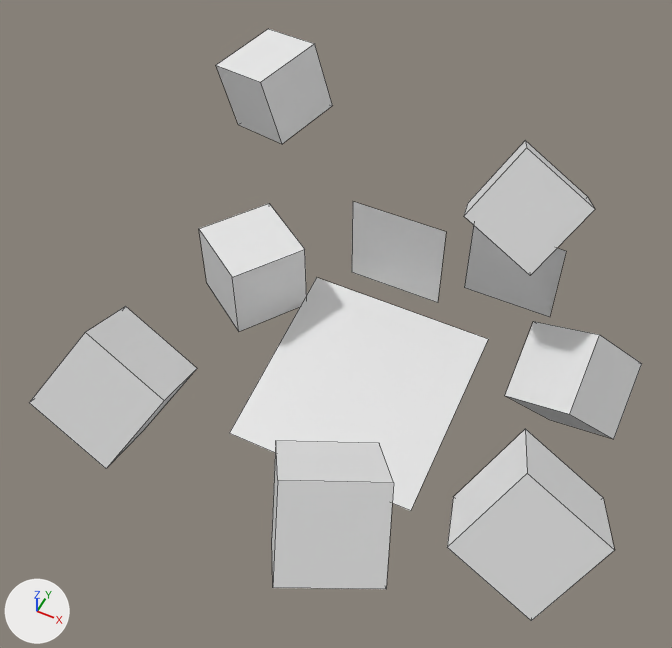
One commit to the OBJ model data/mars/models/mdl/cube.obj: the scene before it, then after it.
One viewpoint serves both versions: a 50 mm lens placed at (2.61, -6.74, 8.1), pointed at (-0.44, -0.64, 0.48). Arrows for +X, +Y and +Z are at lower left; the lights stay in place. Mesh edges are drawn as thin lines. Where no turn or scale is listed for an object, it has been applied to the vertices. Vertices at the same position are counted once.

The scene before the commit, as lines of its bpy script (objects in view):
```python
me_plane = bpy.data.meshes.new('Plane')
me_plane.from_pydata(...)  # 68 vertices, 45 faces; spans x -3.49..2.97, y -3.87..2.92, z -1.21..2.28
me_plane.materials.append(mat_magicalojam)  # its picture is missing
ob_plane = bpy.data.objects.new('Plane', me_plane)
ob_plane.location = (0.0, 0.0, 0.0)
```
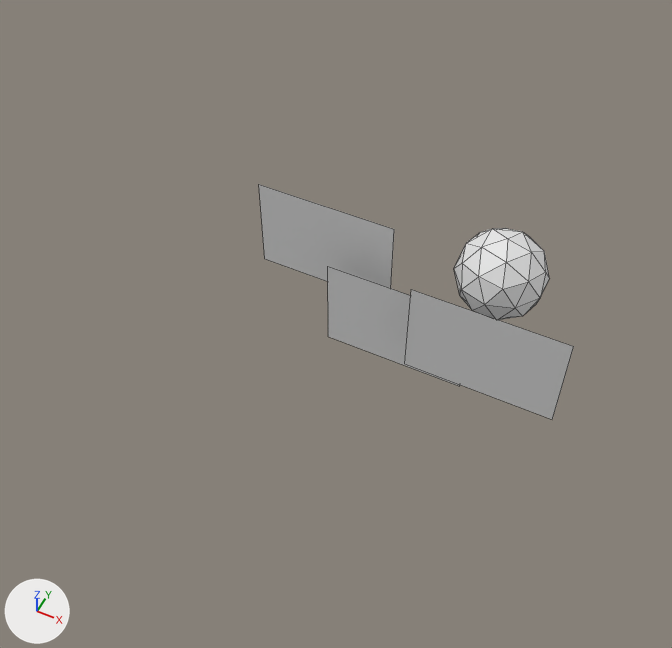
What differs and where, as boxes (x1, y1, x2, y2) in the pictures (672 x 648 px):
'Plane', reshaped (49% narrower, 60% shorter)
    before: (29, 29, 642, 621)
    after: (259, 184, 574, 419)
part 1 of me_plane, added
    after: (454, 228, 549, 320)
part 2 of me_plane, deleted
    before: (29, 306, 197, 468)
part 3 of me_plane, deleted
    before: (199, 203, 307, 331)
part 4 of me_plane, deleted
    before: (447, 429, 614, 621)
part 5 of me_plane, deleted
    before: (216, 29, 332, 144)
part 6 of me_plane, deleted
    before: (505, 321, 642, 439)
part 7 of me_plane, deleted
    before: (272, 441, 394, 589)
part 8 of me_plane, deleted
    before: (464, 140, 595, 275)
part 9 of me_plane, deleted
    before: (464, 226, 566, 317)
part 10 of me_plane, deleted
    before: (230, 278, 488, 511)
part 11 of me_plane, deleted
    before: (352, 201, 446, 303)
part 12 of me_plane, added
    after: (259, 184, 574, 419)

What the commit changed:
me_plane has 68 vertices, 45 faces and spans x -3.49..2.97, y -3.87..2.92, z -1.21..2.28.
me_plane is used by ob_plane; location (0.0, 0.0, 0.0).
Verts and faces of me_plane; kept vertices keep their numbers, new ones are numbered from 68.
me_plane part 1: a new loose piece, an icosphere of 80 faces spanning x 0.33..1.4, y 0.56..1.68, z -0.3..0.82, in mat_magicalojam (its picture is missing).
me_plane part 2: the loose piece of 8 vertices spanning x -2.45..-1.03, y -3.43..-2.06, z 0.26..1.85 is deleted.
me_plane part 3: the loose piece of 8 vertices spanning x -2.58..-1.28, y -0.56..0.74, z -0.42..0.52 is deleted.
me_plane part 4: the loose piece of 8 vertices spanning x 1.55..2.97, y -3.07..-1.71, z 0.26..1.85 is deleted.
me_plane part 5: the loose piece of 8 vertices spanning x -3.49..-2.12, y 1.66..2.92, z 0.45..1.67 is deleted.
me_plane part 6: the loose piece of 8 vertices spanning x 1.4..2.71, y -0.22..1.27, z -1.21..0.39 is deleted.
me_plane part 7: the loose piece of 8 vertices spanning x -0.01..1.41, y -3.87..-2.27, z 0.37..1.75 is deleted.
me_plane part 8: the loose piece of 8 vertices spanning x 0.33..1.75, y 0.31..1.68, z 0.68..2.28 is deleted.
me_plane part 9: the loose piece of 4 vertices spanning x 0.34..1.48, y 1.5, z -0.58..0.57 is deleted.
me_plane part 10: the loose piece of 4 vertices spanning x -1.3..0.99, y -1.69..0.53, z -0.8..-0.25 is deleted.
me_plane part 11: the loose piece of 4 vertices spanning x -0.86..0.28, y 0.62, z -0.04..1.1 is deleted.
Part 12, on me_plane:
New vertex 68 is at (-0.87, 0.0, -0.61), pixel (328, 336).
New vertex 69 is at (-0.87, 0.0, 0.61), pixel (327, 266).
New vertex 70 is at (-2.01, 0.48, -0.19), pixel (264, 258).
New vertex 71 is at (-2.01, 0.48, 1.04), pixel (258, 184).
New vertex 72 is at (0.29, -0.36, -0.12), pixel (404, 363).
New vertex 73 is at (0.29, -0.36, 1.1), pixel (411, 289).
New vertices 74 to 79 stand at vertices 68 to 73, in that order, plus (1.74, 0.0, 0.0).
New faces: (68, 74, 75, 69), (70, 76, 77, 71), (72, 78, 79, 73).
